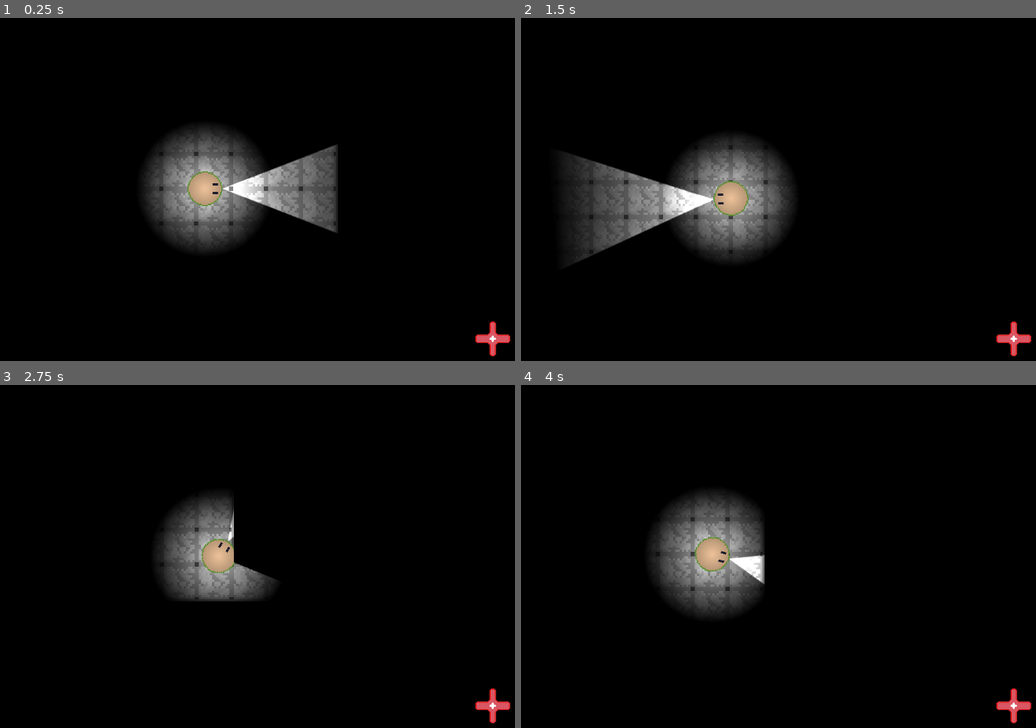
Above: before the commit, frames 1-4 (two rows, left to right).
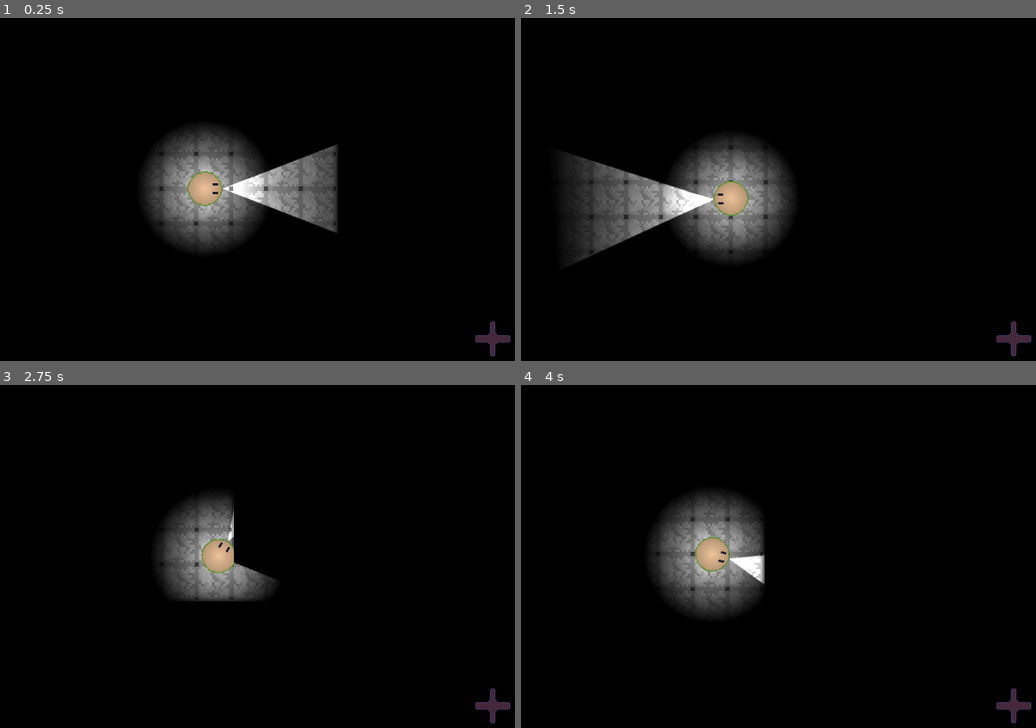
Above: after the commit, the same moments.

Repository: Eeviika/getshutsu
Game: Godot game, scene res://rooms/testRoom.tscn
Same seed, same stepped clock (60 frames per second), same inputs: the game is played once before the commit and once after it. The project has no main scene, so this scene is started directly.
Inputs (mouse positions are in pixels of both pictures, inside the frame that each line leads up to):
- Up to frame 1 (0.25 s): no input
- Up to frame 2 (1.5 s): tap Enter at 0.5, 1.35 s; move the mouse to (866, 172) at 0.52 s; hold D (_right) 0.53-1.28 s; click (866, 172) at 0.6 s; move the mouse to (598, 206) at 1.27 s; hold S (_down) from 1.28 s (still down)
- Up to frame 3 (2.75 s): move the mouse to (267, 477) at 2.02 s; release S (_down) at 2.03 s; hold D (_right) from 2.03 s (still down); click (267, 477) at 2.1 s
- Up to frame 4 (4 s): move the mouse to (696, 625) at 2.77 s; release D (_right) at 2.78 s; hold W (_up) 2.78-3.53 s; tap Enter at 2.85 s; move the mouse to (912, 607) at 3.52 s; hold A (_left) from 3.53 s (still down); click (912, 607) at 3.6 s

The runs differ from the first frame. In frame 1, 0.3% of the frame differs, in the area x 92-100%, y 88-99%; in frame 2, 0.3%; in frame 3, 0.3%; in frame 4, 0.3%.
Error in both runs: Assertion failed: Directory for "audioFolder" is invalid; Points to "res://audio" (res://addons/uncoded_studios_api/autoload.gd:96)

Commit message:
changed how ingameui.gd grabs entity data

Diff:
--- a/scripts/inGameUI.gd
+++ b/scripts/inGameUI.gd
@@ -1,15 +1,22 @@
 extends CanvasLayer
 
-@export var UITarget: CharacterBody2D
+@export var UITarget: Node2D
 
 @onready var healthBar: TextureProgressBar = $control/textureProgressBar
 
 # Called when the node enters the scene tree for the first time.
 func _ready():
-    if not UITarget: queue_free()
-    if UITarget.get("health"):
-        var hp: int = UITarget.health
-
+    if not UITarget: queue_free(); return;
+    await UITarget.ready
+    if UITarget.get("max_health"):
+        healthBar.max_value = UITarget.max_health
+    if UITarget.has_signal("healthChanged"):
+        healthBar.value = UITarget.health
+        UITarget.healthChanged.connect(func(_prev, current):
+            var tween := healthBar.create_tween()
+            tween.tween_property(healthBar, "value", current, 0.5).set_ease(Tween.EASE_IN)
+        )
+        UITarget.damage(50)
 
 
 # Called every frame. 'delta' is the elapsed time since the previous frame.
@@ -17,8 +24,7 @@
     if !UITarget:
         healthBar.value = 0
         return;
-    if UITarget.get("max_health"):
-        healthBar.max_value = UITarget.max_health
+
 
 func graduallyProgressVal(value, targetValue, maxStep):
     if value == targetValue:
